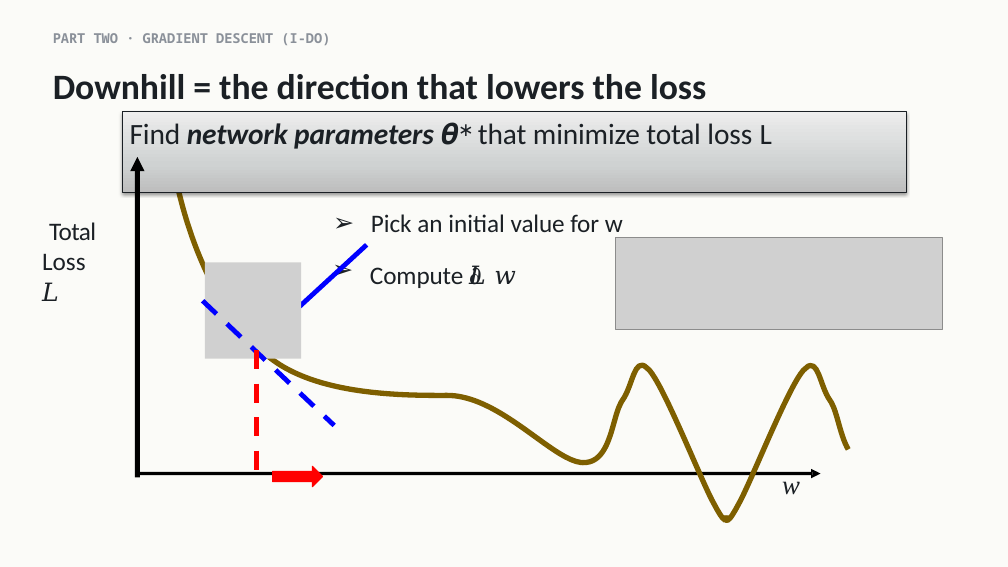
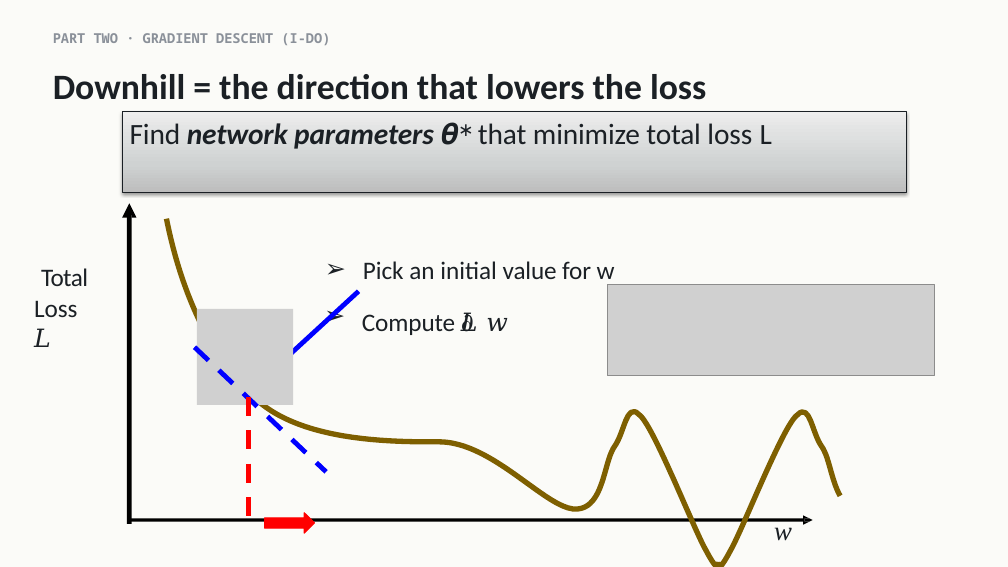
Before and after one commit to indigobio/msacl_dl_course, a slide deck: slide 6 of slides/pptx/lecture02_training.pptx. Drawn at 1008x567 pixels with LibreOffice and Linux fonts; fonts in the diff are those of the drawing; grey boxes stand for pictures; background and template pictures are left out. Boxes give left, top, right and bottom in pixels: in the first picture for what was removed or moved away, otherwise in the second. Text is boxed around its words. In the diff, an @@ line names an element or a change of style, - is before the commit and + after.

```diff
--- a/slides/pptx/lecture02_training.pptx
+++ b/slides/pptx/lecture02_training.pptx
@@ freeform shape: place and size @@
-freeform shape at [130,157,144,477]
+freeform shape at [123,203,137,524]
@@ 7 freeform shapes, 2 pictures, 2 texts: place and size @@
-7 freeform shapes, 2 pictures, 2 texts at [42,172,943,520]
+7 freeform shapes, 2 pictures, 2 texts at [34,219,935,567]
@@ text "w": place and size @@
-text "w" at [782,473,800,495]
+text "w" at [774,520,792,541]
```
Also in this commit, not shown: 7 other slides changed, 3 other files.
